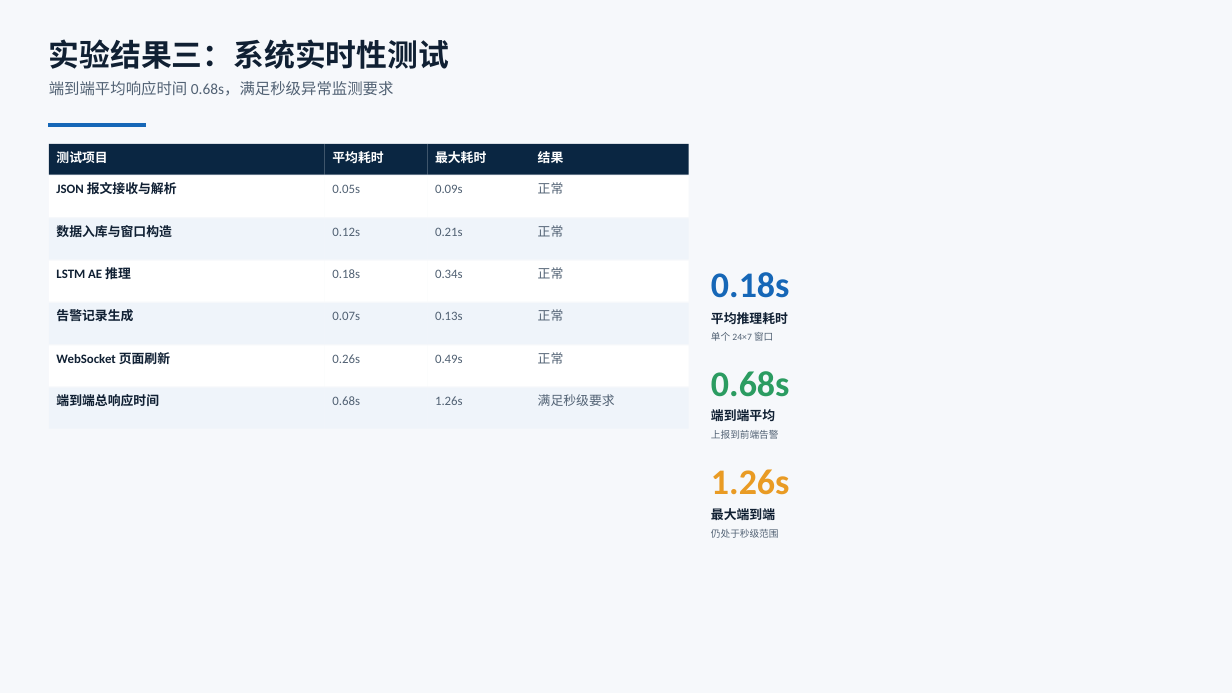
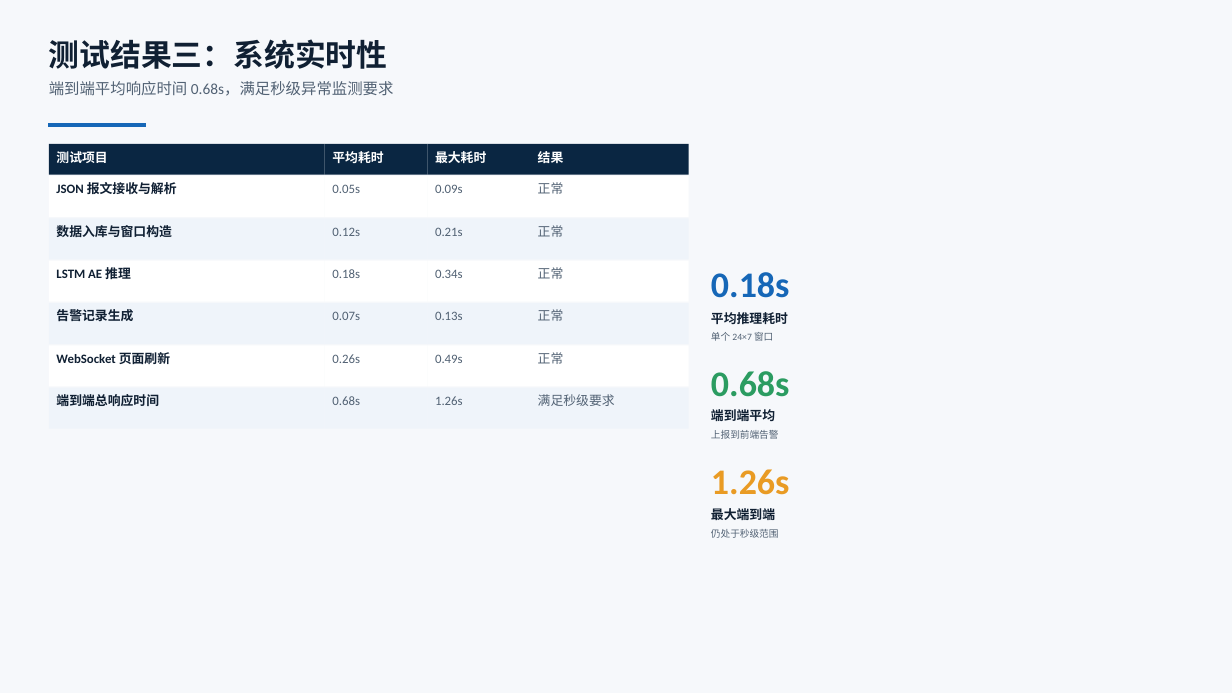
Before and after one commit to solisW/my_thesis_system, a slide deck: slide 15 of docs/2022005052-王晨阳-毕业答辩PPT codex版本.pptx. Drawn at 1232x693 pixels with LibreOffice and Linux fonts; fonts in the diff are those of the drawing. Boxes give left, top, right and bottom in pixels: in the first picture for what was removed or moved away, otherwise in the second. Text is boxed around its words. In the diff, an @@ line names an element or a change of style, - is before the commit and + after.

```diff
--- a/docs/2022005052-王晨阳-毕业答辩PPT codex版本.pptx
+++ b/docs/2022005052-王晨阳-毕业答辩PPT codex版本.pptx
@@ text at bbox=[49, 39, 388, 69]: text changed @@
-实验结果三：系统实时性测试
+测试结果三：系统实时性
```
Also in this commit, not shown: 17 other slides changed, 50 other files.
